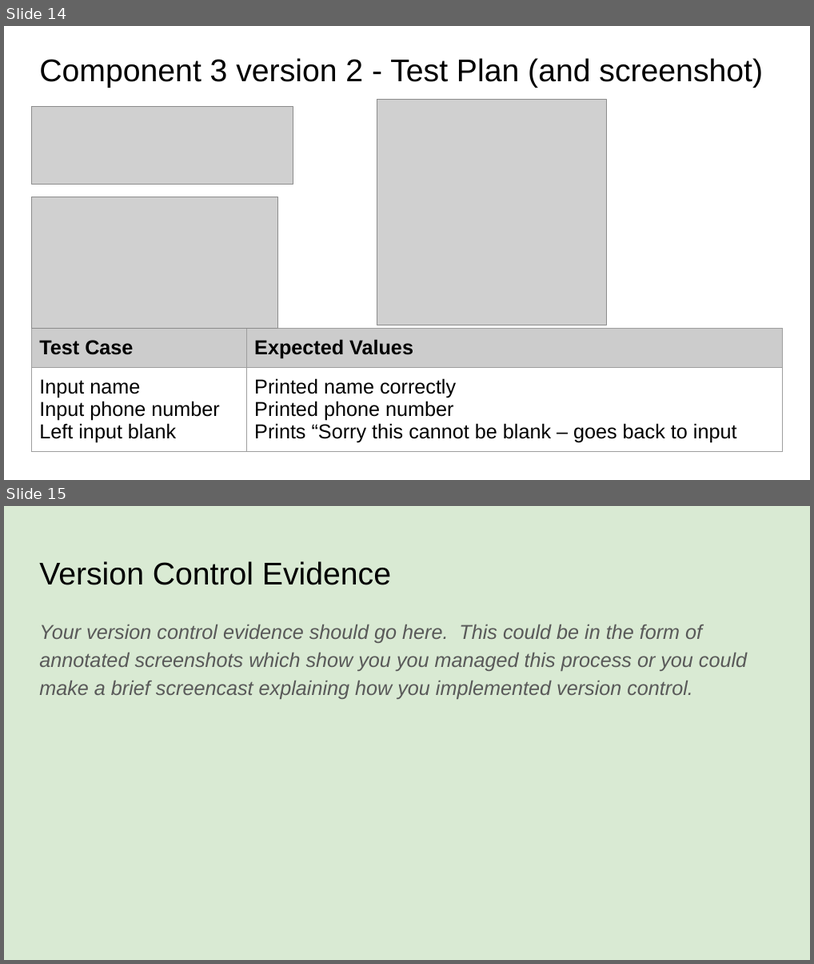
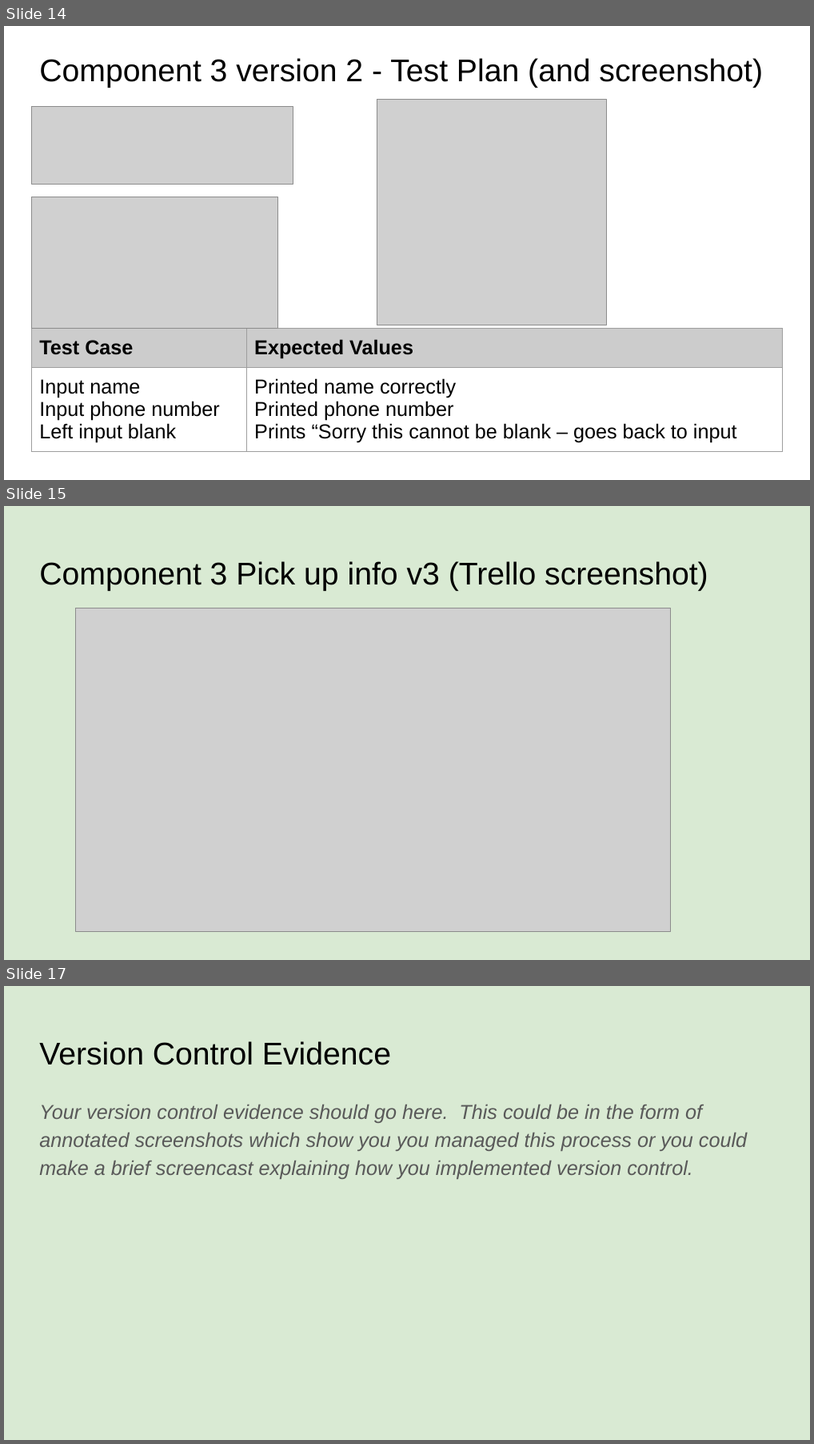
Before and after one commit to danielpereira16/pizzabot, a slide deck: 022_91893+_+91897+Documentation.pptx. Shown one above the other, each under a label of ours: slides 14 and 15 before the commit, slides 14, 15 and 17 after it; the slides between them are not shown. The pictures are 814x964 and 814x1444 pixels, drawn with LibreOffice and Linux fonts; fonts in the diff are those of the drawing; grey boxes stand for pictures. Boxes give left, top, right and bottom in pixels: in the first picture for what was removed or moved away, otherwise in the second. Text is boxed around its words. In the diff, an @@ line names an element or a change of style, - is before the commit and + after.

```diff
--- a/022_91893+_+91897+Documentation.pptx
+++ b/022_91893+_+91897+Documentation.pptx
@@ slide 15 added at bbox=[4, 506, 810, 960], background #D9EAD3 @@
@@ title added at bbox=[39, 561, 709, 591], 28 pt, text #000000 @@
+Component 3 Pick up info v3 (Trello screenshot)
@@ picture added at bbox=[76, 608, 672, 931] @@
@@ what was slide 15 is now slide 17 @@
```
Also in this commit, not shown: 1 other slide added, 2 other files.
